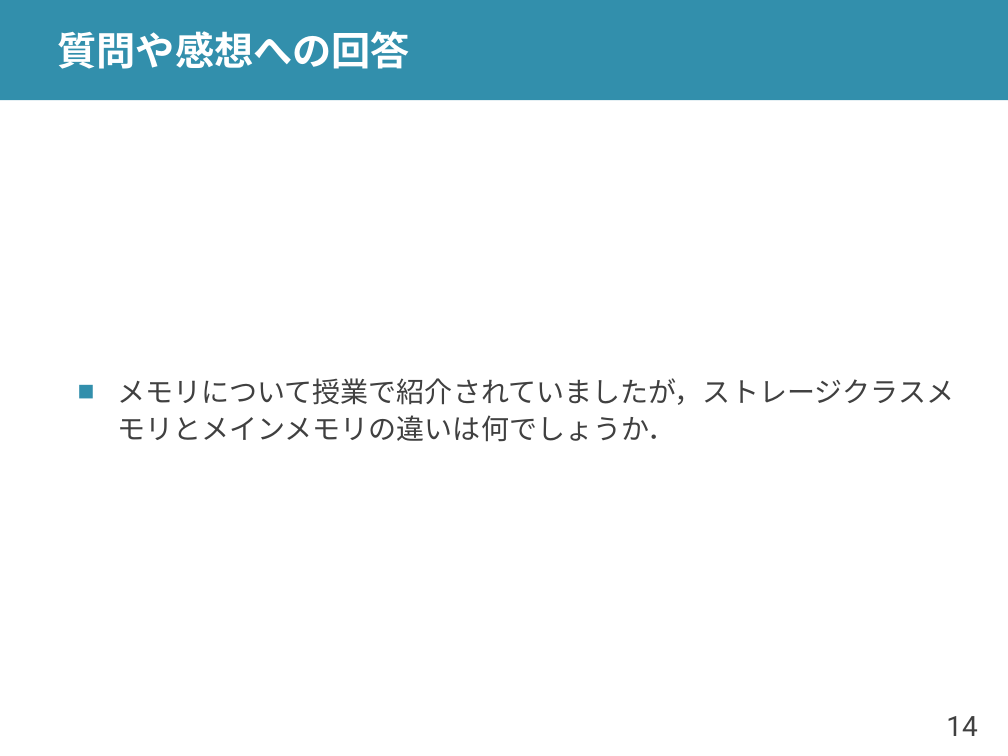
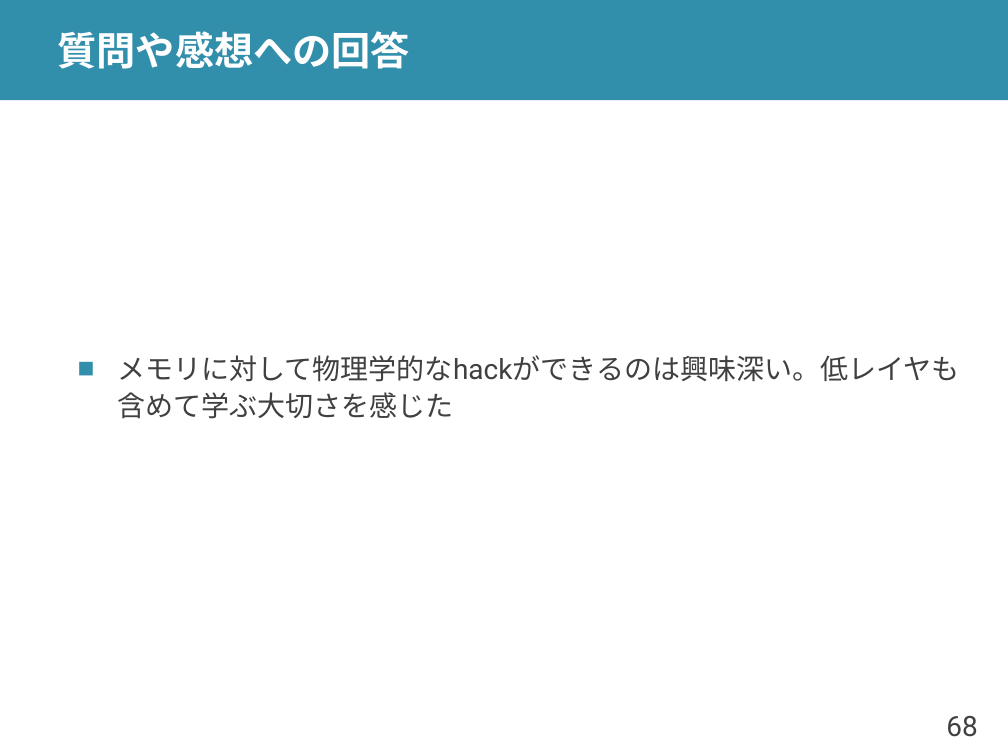
Before and after one commit to shioyadan/advanced-computer-organization, a slide deck: slide 68 of aco-shioya-08.pptx (slide 14 before the commit). Drawn at 1008x756 pixels with LibreOffice and Linux fonts; fonts in the diff are those of the drawing. Boxes give left, top, right and bottom in pixels: in the first picture for what was removed or moved away, otherwise in the second. Text is boxed around its words. In the diff, an @@ line names an element or a change of style, - is before the commit and + after.

```diff
--- a/aco-shioya-08.pptx
+++ b/aco-shioya-08.pptx
@@ text at (x1=117, y1=355, x2=960, y2=419): text changed @@
-■ メモリについて授業で紹介されていましたが，ストレージクラスメモリとメインメモリの違いは何でしょうか．
+■ メモリに対して物理学的なhackができるのは興味深い。低レイヤも含めて学ぶ大切さを感じた
@@ page number at (x1=946, y1=716, x2=977, y2=737): text changed @@
-14
+68
```
Also in this commit, not shown: 10 other slides changed, 5 slides added, 10 slides removed, 1 other file.
